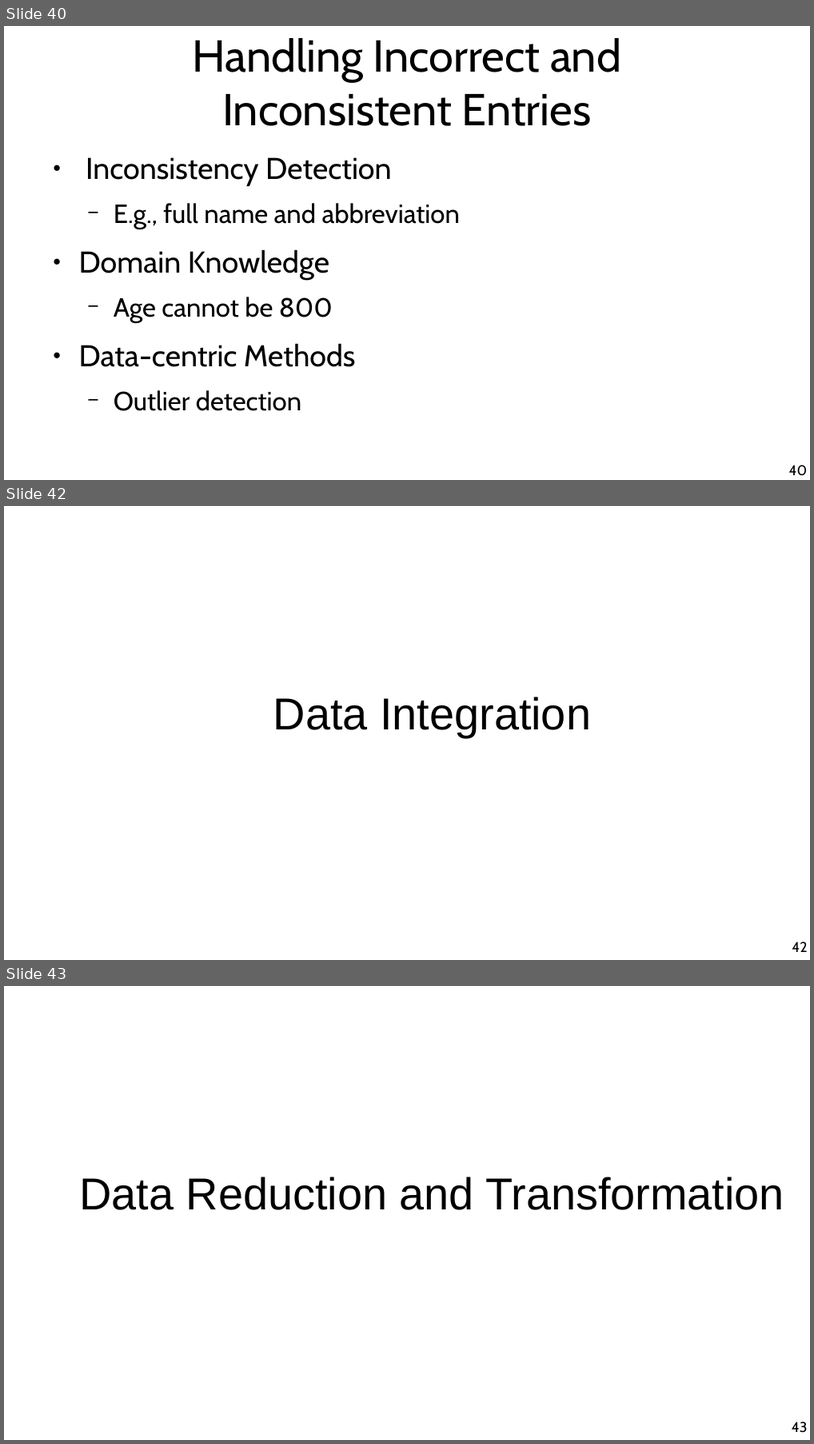
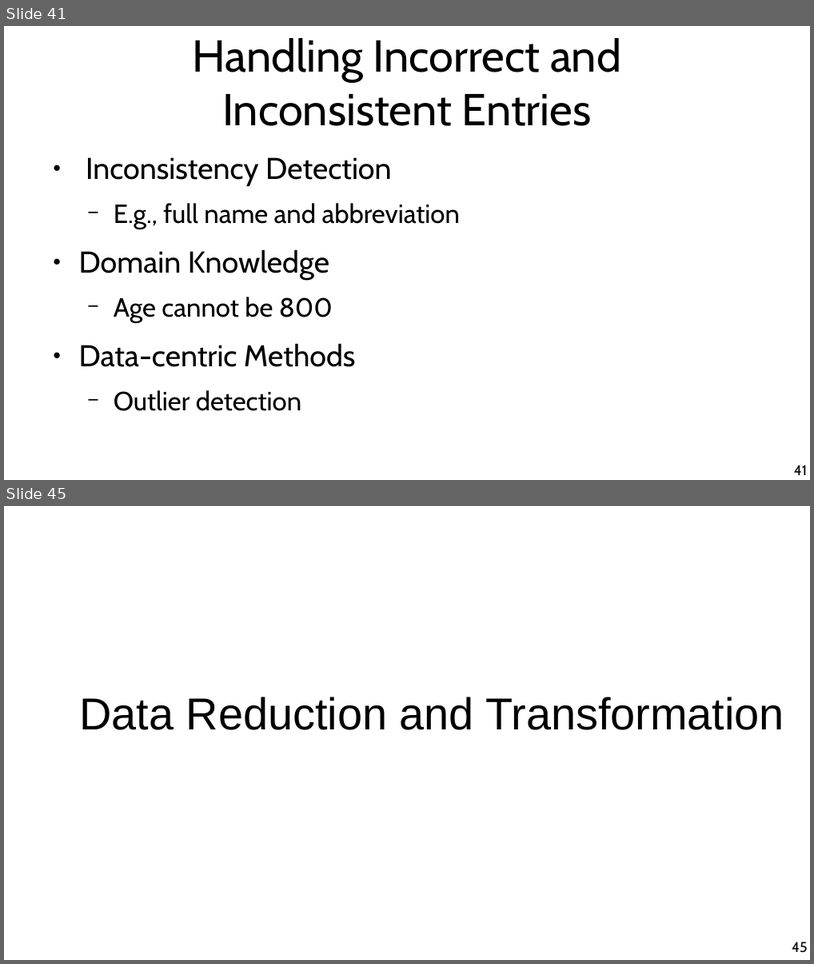
Before and after one commit to chatox/data-mining-course, a slide deck: theory/tt02_data_preparation.odp. Shown one above the other, each under a label of ours: slides 40, 42 and 43 before the commit, slides 41 and 45 after it; the slides between them are not shown. The pictures are 814x1444 and 814x964 pixels, drawn with LibreOffice and Linux fonts; fonts in the diff are those of the drawing. Boxes give left, top, right and bottom in pixels: in the first picture for what was removed or moved away, otherwise in the second. Text is boxed around its words. In the diff, an @@ line names an element or a change of style, - is before the commit and + after.

```diff
--- a/theory/tt02_data_preparation.odp
+++ b/theory/tt02_data_preparation.odp
@@ slide 42 removed at [4,506,810,960], background #FFFFFF @@
@@ title removed at [274,696,591,737] @@
-Data Integration
@@ page number removed at [792,941,807,952] @@
-42
@@ what was slide 40 is now slide 41 @@
@@ page number at [794,464,807,475]: text changed @@
-40
+41
@@ what was slide 43 is now slide 45 @@
@@ page number at [792,941,808,952]: text changed @@
-43
+45
```
Also in this commit, not shown: 1 slide changed, 3 slides added, 1 other file.
